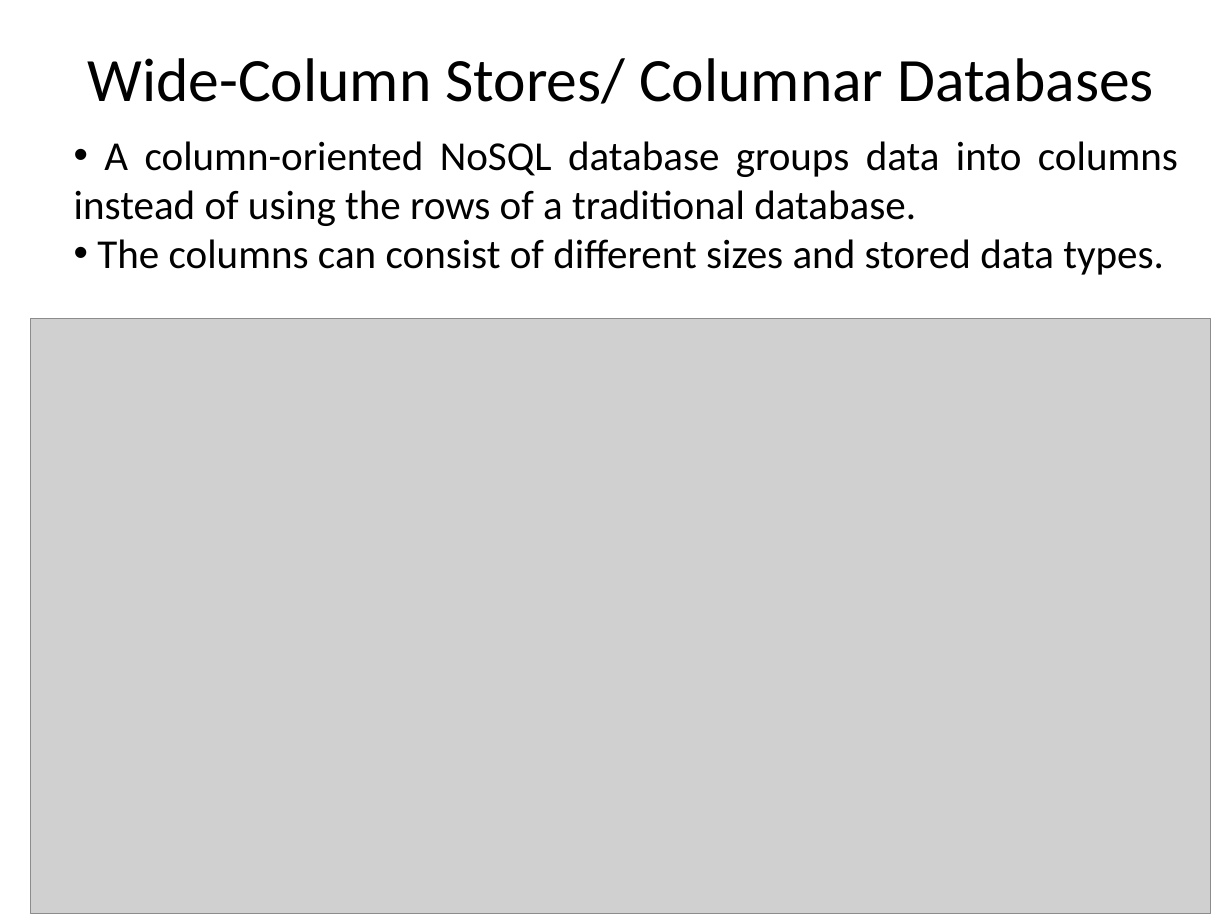
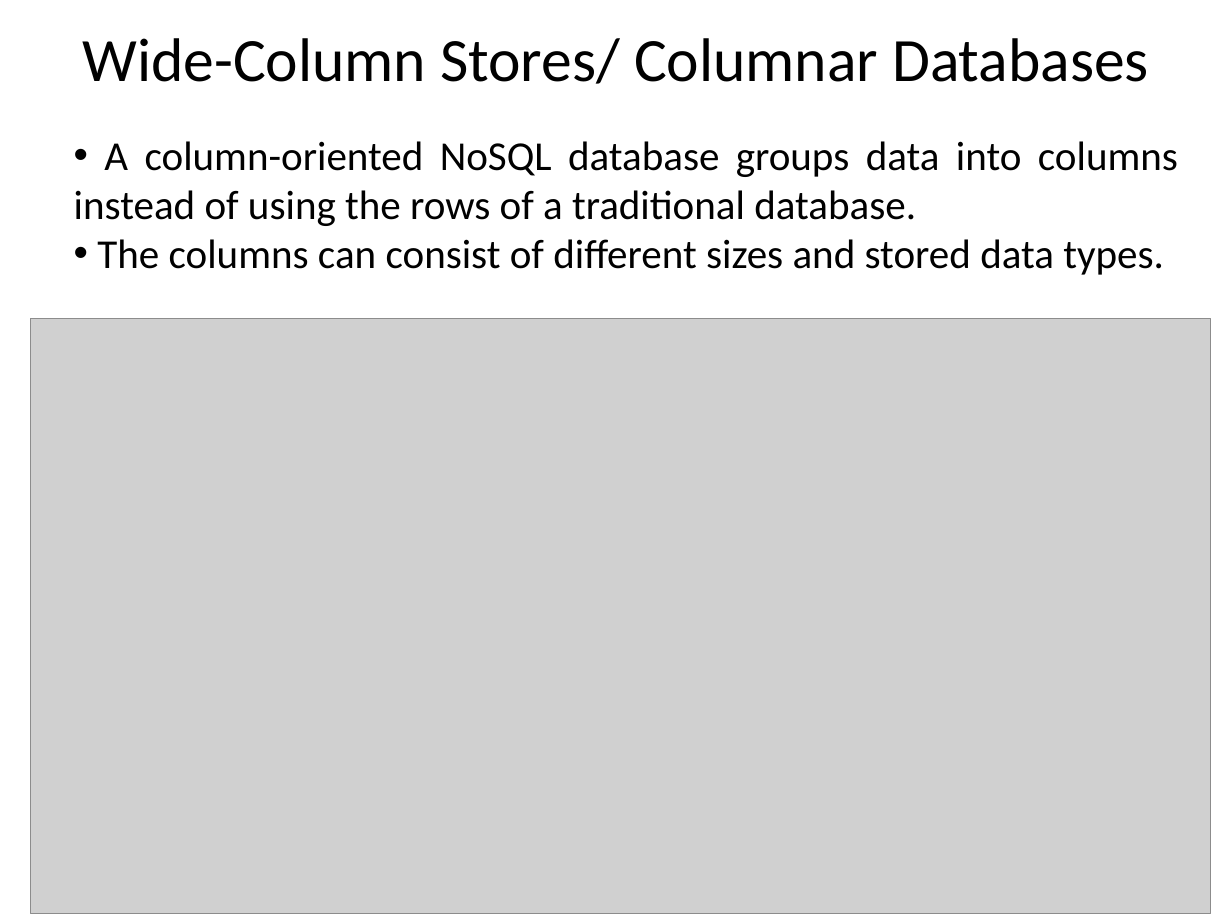
Before and after one commit to mehul79/SM, a slide deck: slide 20 of Sem-6/Data Engineering/Lec_1_Introduction to MongoDB.pptx. Drawn at 1232x924 pixels with LibreOffice and Linux fonts; fonts in the diff are those of the drawing; grey boxes stand for pictures. Boxes give left, top, right and bottom in pixels: in the first picture for what was removed or moved away, otherwise in the second. Text is boxed around its words. In the diff, an @@ line names an element or a change of style, - is before the commit and + after.

```diff
--- a/Sem-6/Data Engineering/Lec_1_Introduction to MongoDB.pptx
+++ b/Sem-6/Data Engineering/Lec_1_Introduction to MongoDB.pptx
@@ title "Wide-Column Stores/ Columnar Databases": place and size @@
-title "Wide-Column Stores/ Columnar Databases" at <box>87,58,1154,104</box>
+title "Wide-Column Stores/ Columnar Databases" at <box>82,38,1149,84</box>
```
Also in this commit, not shown: 28 other files.
